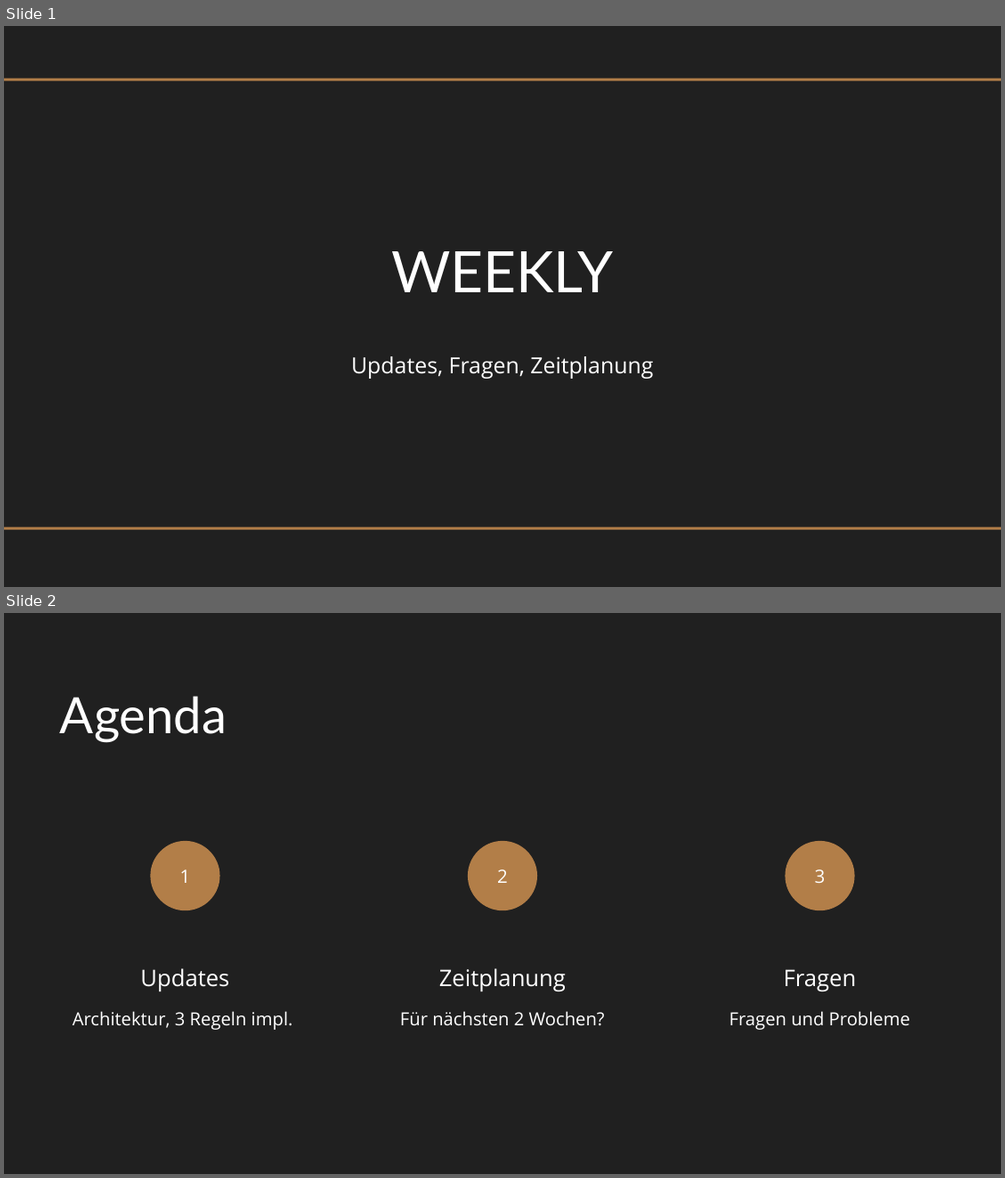
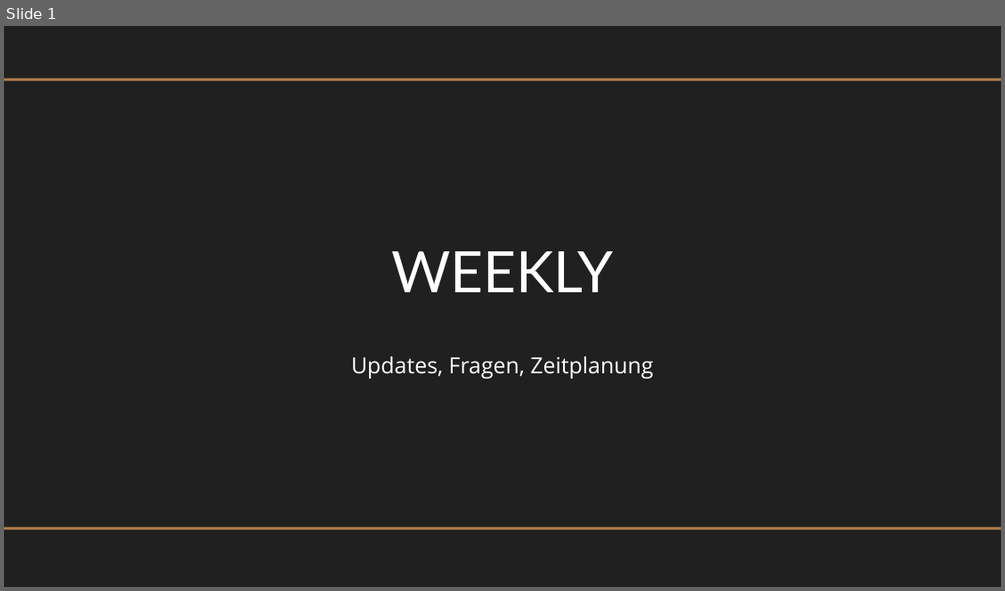
Before and after one commit to restful-ma/rest-ruler, a slide deck: docs/Weekly/08-17-22-Weekly.pptx. Shown one above the other, each under a label of ours: slides 1 and 2 before the commit, slide 1 after it. The pictures are 1005x1178 and 1005x591 pixels, drawn with LibreOffice and Linux fonts; fonts in the diff are those of the drawing. Boxes give left, top, right and bottom in pixels: in the first picture for what was removed or moved away, otherwise in the second. Text is boxed around its words. In the diff, an @@ line names an element or a change of style, - is before the commit and + after.

```diff
--- a/docs/Weekly/08-17-22-Weekly.pptx
+++ b/docs/Weekly/08-17-22-Weekly.pptx
@@ slide 2 removed at box(4, 613, 1001, 1174), background #202020 @@
@@ text removed at box(60, 696, 226, 742) @@
-Agenda
@@ freeform shape removed at box(151, 841, 220, 910) @@
@@ freeform shape removed at box(468, 841, 537, 910) @@
@@ freeform shape removed at box(785, 841, 855, 910) @@
@@ text removed at box(180, 869, 191, 883) @@
-1
@@ text removed at box(497, 869, 508, 883) @@
-2
@@ text removed at box(815, 869, 825, 883) @@
-3
@@ text removed at box(140, 968, 229, 991) @@
-Updates
@@ text removed at box(439, 968, 566, 991) @@
-Zeitplanung
@@ text removed at box(784, 969, 857, 991) @@
-Fragen
@@ text removed at box(73, 1011, 293, 1030) @@
-Architektur, 3 Regeln impl.
@@ text removed at box(400, 1011, 605, 1026) @@
-Für nächsten 2 Wochen?
@@ text removed at box(729, 1011, 910, 1030) @@
-Fragen und Probleme
```
Also in this commit, not shown: 4 slides added, 3 other slides removed, 3 other files.
